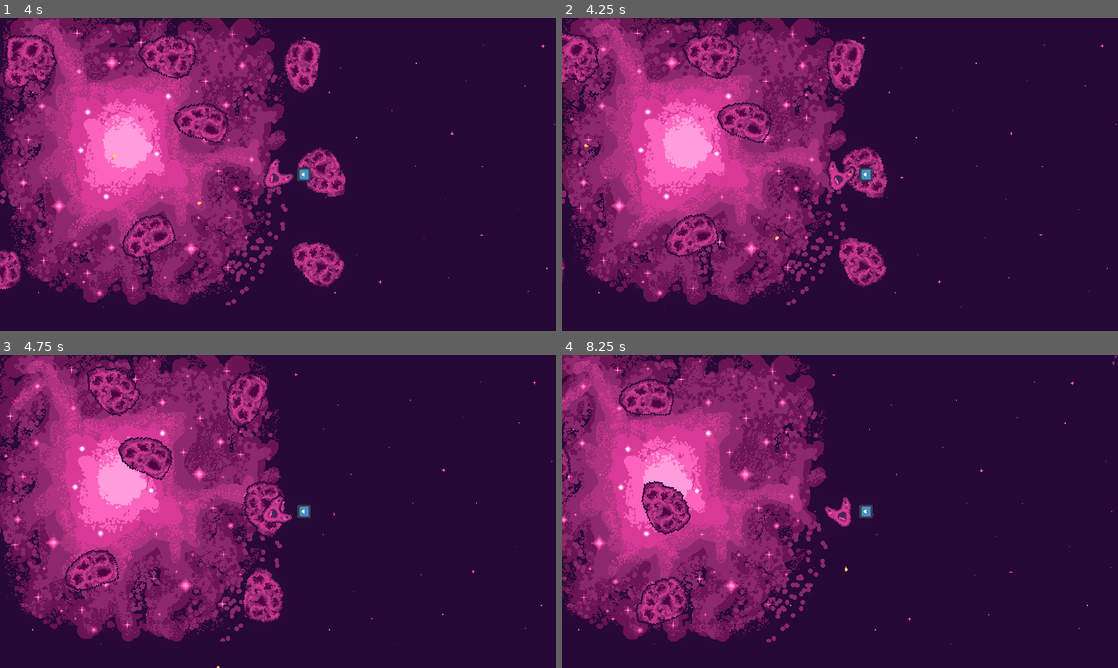
Above: before the commit, frames 1-4 (two rows, left to right).
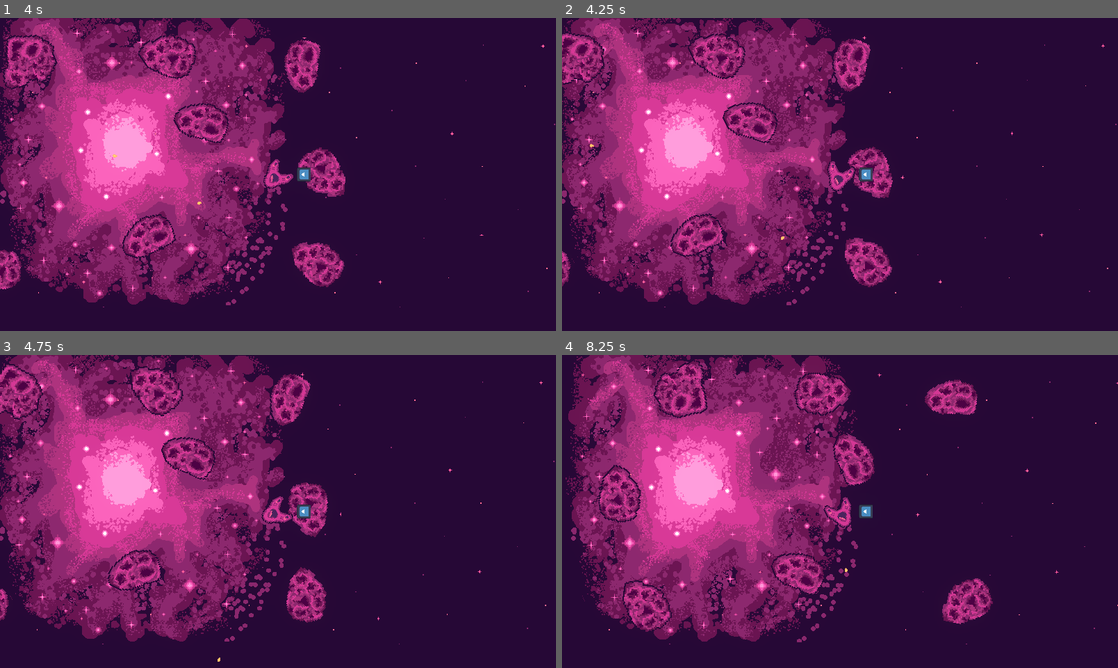
Above: after the commit, the same moments.

Repository: bear-minimum-studio/space-bear
Game: Godot game, scene res://World.tscn
The game is run twice, just before and just after one commit, with the same random seed, the same clock (stepped at 60 frames per second) and the same inputs. The engine's default icon, where the game draws it, is replaced by a stand-in: a white triangle on a blue panel in a dark square.
Inputs:
- Up to frame 1 (4 s): hold Up (accelerate) 0.53-2.03 s; tap Down (decelerate) at 0.6, 2.85 s; tap Space (fire) at 1.35 s; hold F (turret_fire) 2.03-2.78 s; hold Left (turn_left) from 2.03 s (still down); hold Space (fire) from 3.53 s (still down)
- Up to frame 2 (4.25 s): keep holding Left (turn_left); keep holding Space (fire)
- Up to frame 3 (4.75 s): release Left (turn_left) at 4.28 s; release Space (fire) at 4.28 s; hold Right (turn_right) from 4.28 s (still down); tap F (turret_fire) at 4.35 s
- Up to frame 4 (8.25 s): release Right (turn_right) at 5.03 s; hold Up (accelerate) 5.03-5.78 s; tap Down (decelerate) at 5.1, 7.35 s; hold Right (turn_right) 5.78-8.03 s; tap Space (fire) at 5.85 s; hold F (turret_fire) 6.53-7.28 s; hold Left (turn_left) from 8.03 s (still down); hold Space (fire) from 8.03 s (still down)

Frame 1 is identical in both runs. In frame 2, 11% of the frame differs, in the area x 0-99%, y 0-93%; in frame 3, 25%; in frame 4, 35%, in the area x 0-100%, y 0-93%.

Commit message:
feat: add colision with asteroids

Diff:
--- a/asteroids/Asteroid.tscn
+++ b/asteroids/Asteroid.tscn
@@ -4,7 +4,7 @@
 [ext_resource type="Texture2D" uid="uid://ckx1poxyuopep" path="res://asteroids/asteroide1.png" id="2_yim38"]
 
 [sub_resource type="CircleShape2D" id="CircleShape2D_ncwxg"]
-radius = 44.0454
+radius = 33.0151
 
 [sub_resource type="Animation" id="Animation_cwm7n"]
 resource_name = "Idle"
--- a/player/Player.tscn
+++ b/player/Player.tscn
@@ -11,8 +11,9 @@
 [ext_resource type="Texture2D" uid="uid://c5s81dgpgp4ib" path="res://icon.svg" id="9_kydv7"]
 [ext_resource type="Script" path="res://player/TurretControl.gd" id="9_oqrpk"]
 
-[sub_resource type="RectangleShape2D" id="RectangleShape2D_0v6u5"]
-size = Vector2(189.652, 155.17)
+[sub_resource type="CapsuleShape2D" id="CapsuleShape2D_nobpd"]
+radius = 57.4704
+height = 126.435
 
 [sub_resource type="AudioStreamRandomizer" id="AudioStreamRandomizer_c822x"]
 streams_count = 3
@@ -25,6 +26,7 @@
 stream_2/weight = 1.0
 
 [node name="CharacterBody2D" type="CharacterBody2D"]
+collision_mask = 2
 script = ExtResource("1_rsmvc")
 
 [node name="Flammes" type="Sprite2D" parent="."]
@@ -43,8 +45,10 @@
 texture = ExtResource("2_yo8sm")
 
 [node name="CollisionShape2D" type="CollisionShape2D" parent="."]
+position = Vector2(2, 7.10543e-15)
+rotation = 1.5708
 scale = Vector2(0.348005, 0.348005)
-shape = SubResource("RectangleShape2D_0v6u5")
+shape = SubResource("CapsuleShape2D_nobpd")
 
 [node name="SFX" type="Node" parent="."]
 script = ExtResource("4_fm7y1")
